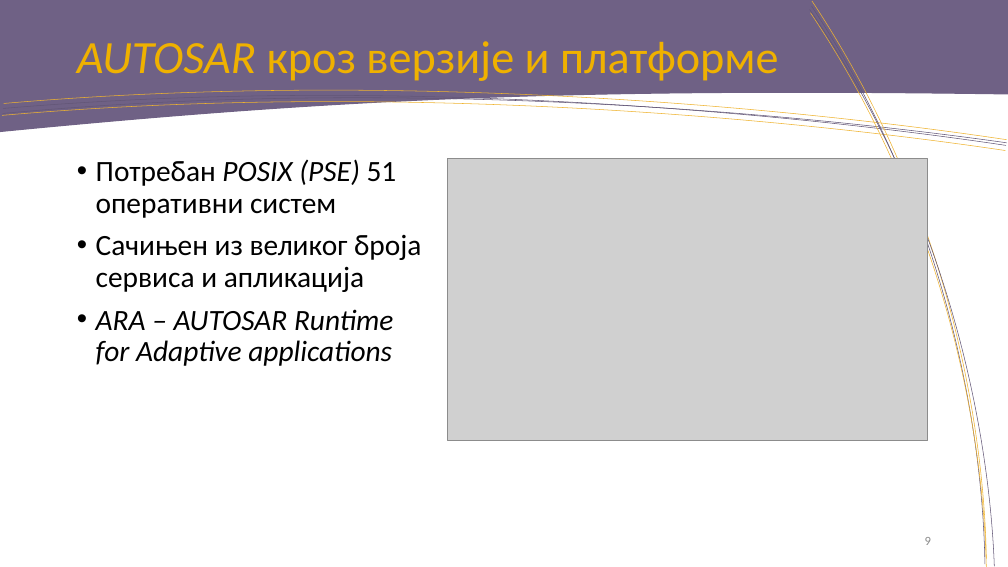
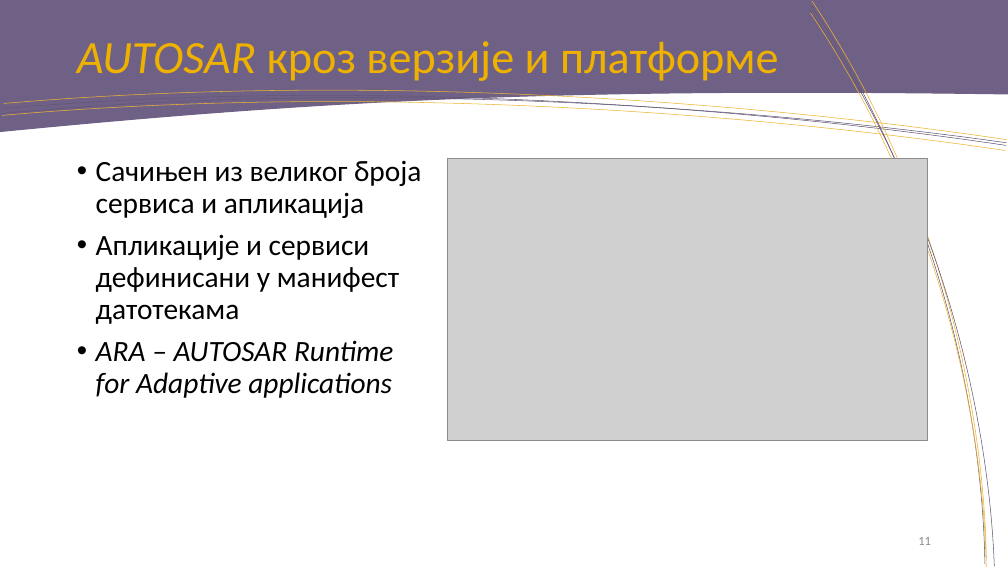
Before and after one commit to rondor1/msc, a slide deck: slide 11 of msc-e28-2018-pres.pptx (slide 9 before the commit). Drawn at 1008x567 pixels with LibreOffice and Linux fonts; fonts in the diff are those of the drawing; grey boxes stand for pictures; background and template pictures are left out. Boxes give left, top, right and bottom in pixels: in the first picture for what was removed or moved away, otherwise in the second. Text is boxed around its words. In the diff, an @@ line names an element or a change of style, - is before the commit and + after.

```diff
--- a/msc-e28-2018-pres.pptx
+++ b/msc-e28-2018-pres.pptx
@@ text at <box>96,159,397,218</box>: paragraph removed @@
-• Потребан POSIX (PSE) 51 оперативни систем
@@ text at <box>96,234,399,324</box>: paragraph added @@
+• Апликације и сервиси дефинисани у манифест датотекама
@@ page number at <box>918,537,931,545</box>: text changed @@
-9
+11
```
Also in this commit, not shown: 13 other slides changed, 2 slides added, 1 other file.
